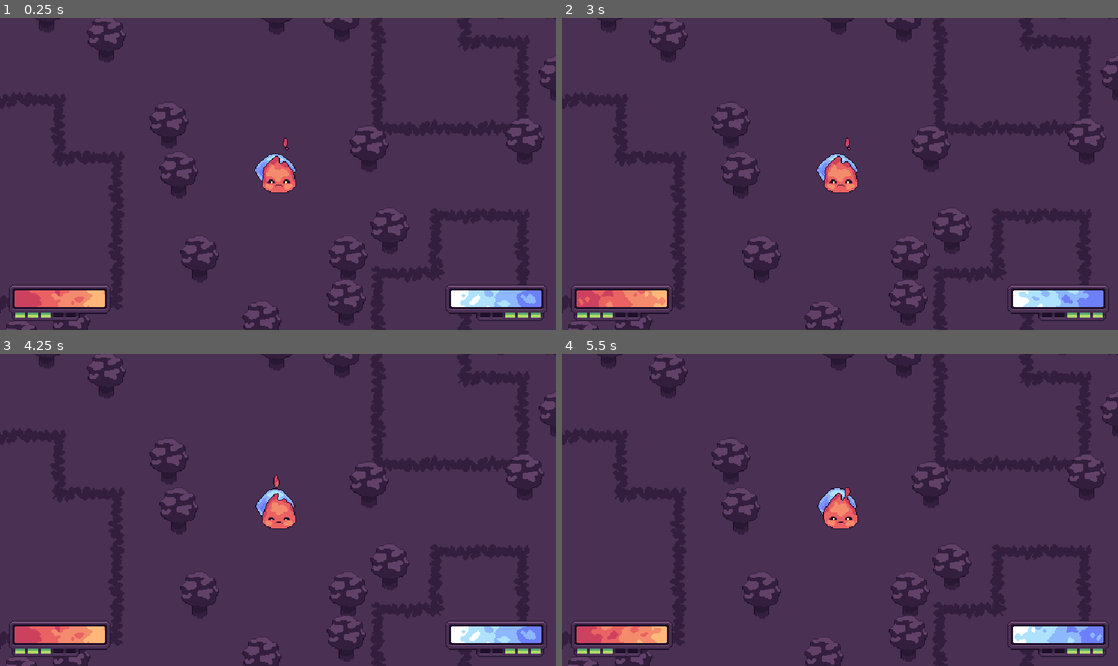
Above: before the commit, frames 1-4 (two rows, left to right).
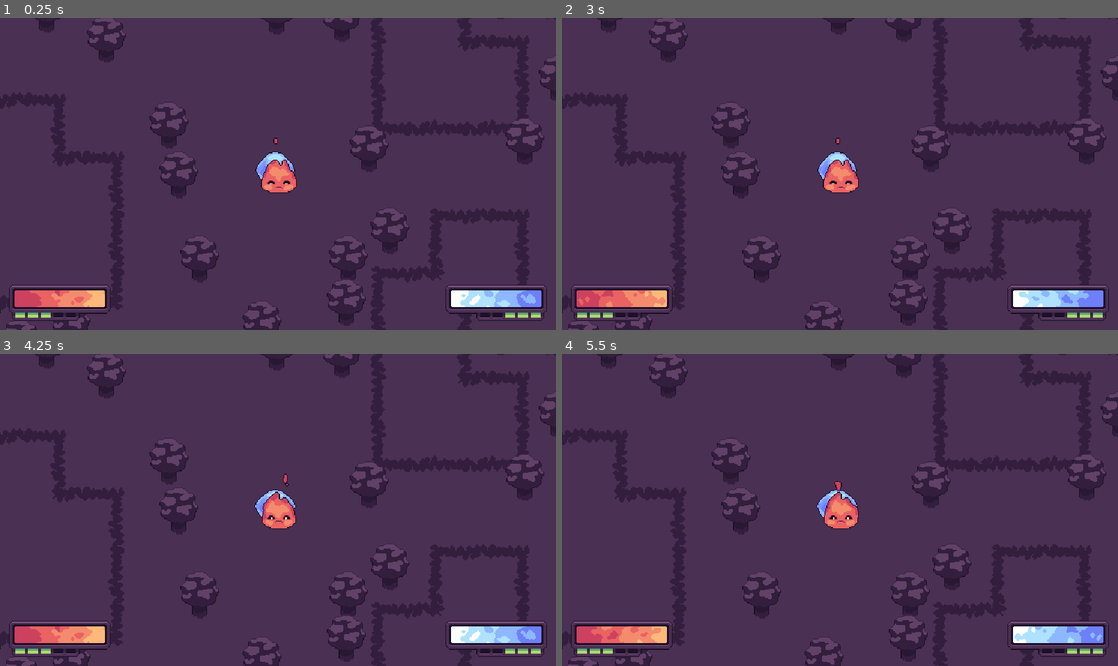
Above: after the commit, the same moments.

Repository: bitbrain/ggj-2022
Game: Godot game, scene res://Game.tscn
Same seed, same stepped clock (60 frames per second), same inputs: the game is played once before the commit and once after it.
Inputs:
- Up to frame 1 (0.25 s): no input
- Up to frame 2 (3 s): no input
- Up to frame 3 (4.25 s): no input
- Up to frame 4 (5.5 s): no input

The runs differ from the first frame. In frame 1, 0.4% of the frame differs, in the area x 45-54%, y 38-57%; in frame 2, 0.4%; in frame 3, 0.3%; in frame 4, 0.3%.

Commit message:
add energy over time

Diff:
--- a/godot/character/Character.gd
+++ b/godot/character/Character.gd
@@ -55,8 +55,11 @@
 		velocity = velocity.move_toward(input_vector * CHARGING_SPEED, CHARGING_ACCELERATION * delta)
 	velocity = move_and_slide(velocity)
 
-func _on_Timer_timeout():
+func _on_ChargeTimer_timeout():
 	charging = false
+
+func _on_EnergyTimer_timeout():
+	set_energy()
 
 func _set_health(h):
 	if death:
--- a/godot/character/Character.tscn
+++ b/godot/character/Character.tscn
@@ -117,17 +117,22 @@
 [node name="FrostSprite" type="AnimatedSprite" parent="."]
 material = SubResource( 23 )
 frames = SubResource( 11 )
+frame = 5
 playing = true
 
 [node name="FireSprite" type="AnimatedSprite" parent="."]
 material = SubResource( 22 )
 frames = SubResource( 21 )
-frame = 7
+frame = 3
 playing = true
 
 [node name="Timer" type="Timer" parent="."]
 wait_time = 0.4
 one_shot = true
+
+[node name="EnergyTimer" type="Timer" parent="."]
+wait_time = 5.0
+autostart = true
 
 [node name="Area2D" type="Area2D" parent="."]
 collision_layer = 0
@@ -136,5 +141,6 @@
 [node name="CollisionShape2D" type="CollisionShape2D" parent="Area2D"]
 shape = SubResource( 24 )
 
-[connection signal="timeout" from="Timer" to="." method="_on_Timer_timeout"]
+[connection signal="timeout" from="Timer" to="." method="_on_ChargeTimer_timeout"]
+[connection signal="timeout" from="EnergyTimer" to="." method="_on_EnergyTimer_timeout"]
 [connection signal="body_entered" from="Area2D" to="." method="_on_Area2D_body_entered"]
--- a/godot/tree/Tree.tscn
+++ b/godot/tree/Tree.tscn
@@ -4,7 +4,7 @@
 [ext_resource path="res://tree/Tree.gd" type="Script" id=2]
 
 [sub_resource type="CircleShape2D" id=1]
-radius = 52.0
+radius = 40.0
 
 [node name="Tree" type="Node2D"]
 script = ExtResource( 2 )
